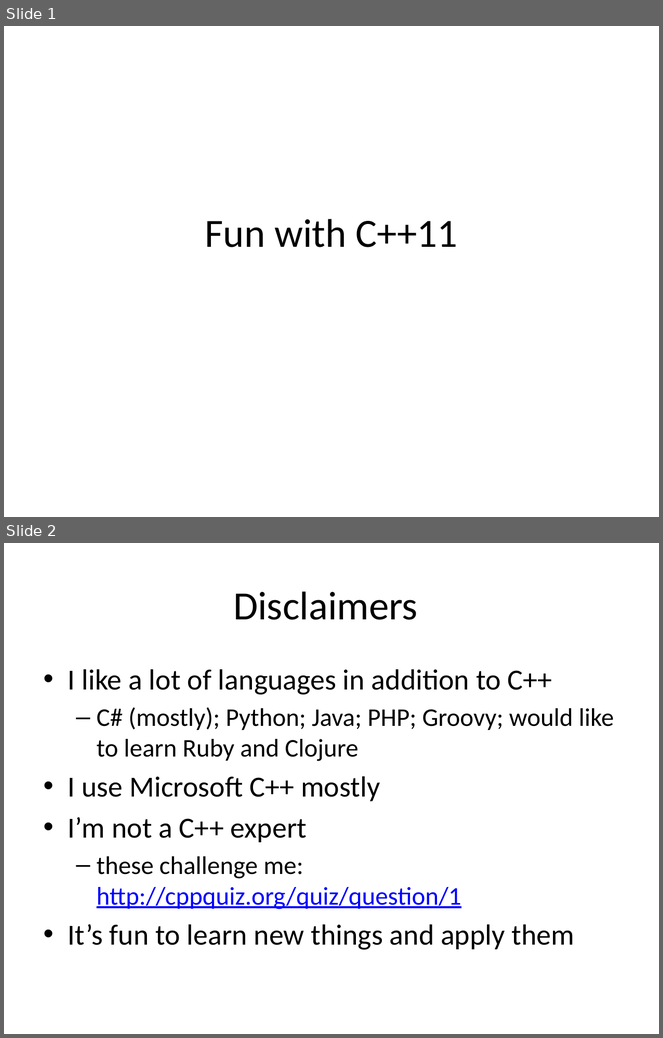
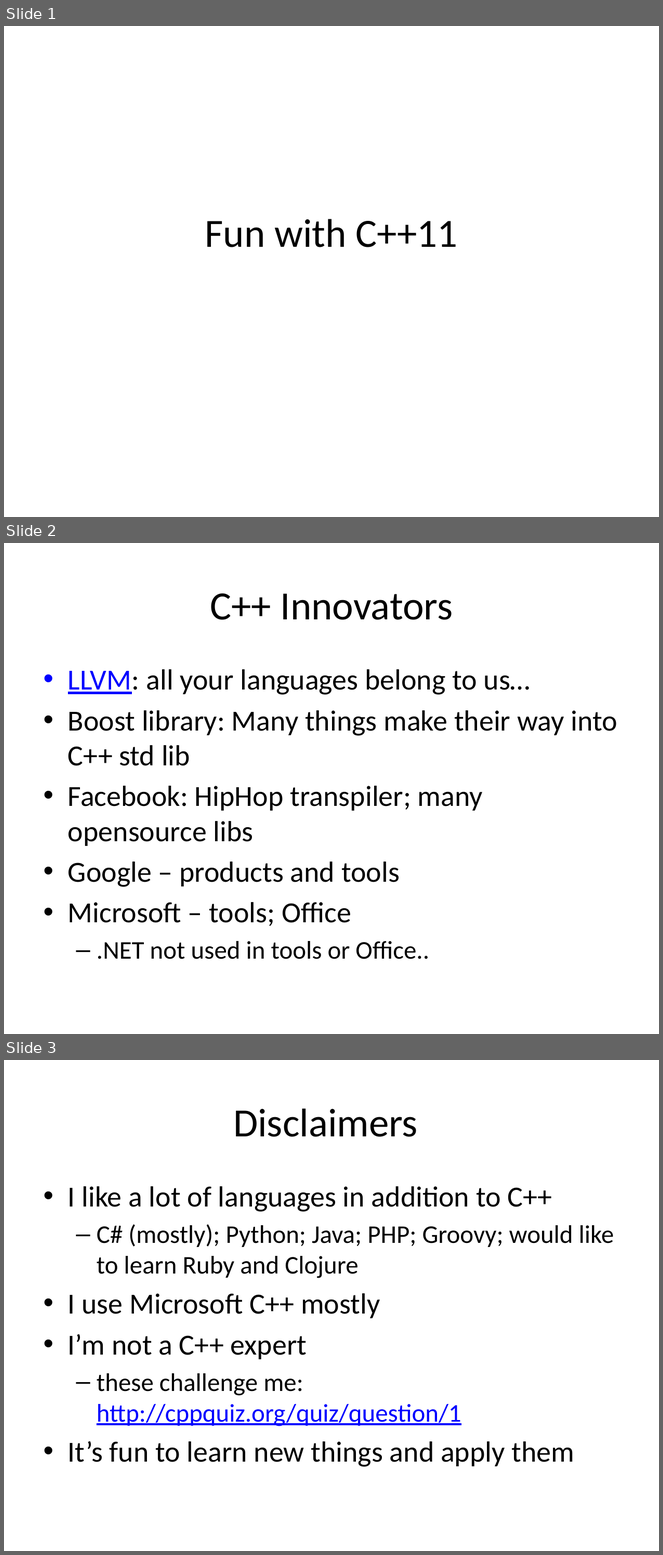
Before and after one commit to fellmad/FunWithCpp11, a slide deck: doc/Fun_with_C++11.pptx. Shown one above the other, each under a label of ours: slides 1 and 2 before the commit, slides 1, 2 and 3 after it. The pictures are 663x1038 and 663x1555 pixels, drawn with LibreOffice and Linux fonts; fonts in the diff are those of the drawing. Boxes give left, top, right and bottom in pixels: in the first picture for what was removed or moved away, otherwise in the second. Text is boxed around its words. In the diff, an @@ line names an element or a change of style, - is before the commit and + after.

Commit message:
pptx

```diff
--- a/doc/Fun_with_C++11.pptx
+++ b/doc/Fun_with_C++11.pptx
@@ slide 2 added at (x1=4, y1=543, x2=659, y2=1034), background #FFFFFF @@
@@ title added at (x1=210, y1=593, x2=453, y2=620), 44 pt, text #000000 @@
+C++ Innovators
@@ text added at (x1=68, y1=669, x2=617, y2=960), 32 pt, text #000000 @@
+• LLVM: all your languages belong to us…
+• Boost library: Many things make their way into C++ std lib
+• Facebook: HipHop transpiler; many opensource libs
+• Google – products and tools
+• Microsoft – tools; Office
+  – .NET not used in tools or Office..
@@ what was slide 2 is now slide 3 @@
```
